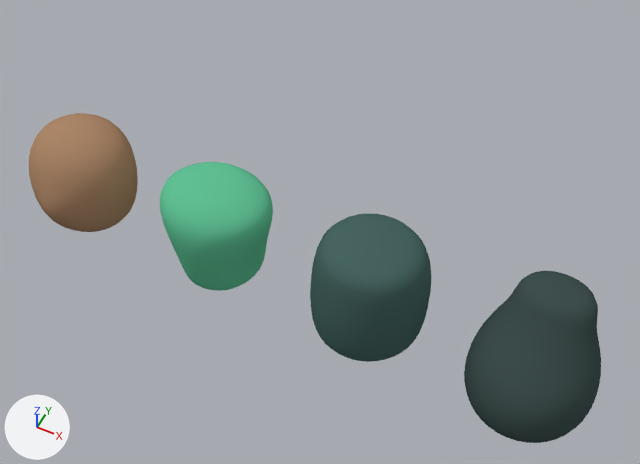
An edit to the Blender file art/pawn-shapes.blend, drawn before and after from the same camera.
Both versions are drawn from a 50 mm lens placed at (2.49, -4.44, 5.97), pointed at (0.03, 0.48, -0.18). Lighting does not change. The marker at lower left points along +X, +Y and +Z. The first picture is the older version.

In view in the first picture: 'Boot', 'Head', 'Jersey', 'Shorts'.
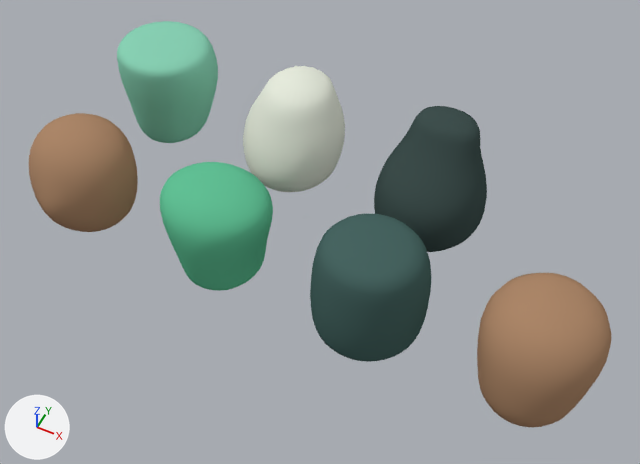
Boxes [x1, y1, x2, y2] around the edits, measured in the pictures (640 x 464 px):
'Boot', moved
    before: [464, 271, 601, 443]
    after: [374, 106, 487, 252]
'Forearm', added (brown)
    after: [477, 273, 611, 427]
'Glove', added
    after: [243, 66, 345, 192]
'Sock', added (green)
    after: [117, 21, 218, 143]

Patch to the scene script:
```diff
--- a/art/pawn-shapes.blend.py
+++ b/art/pawn-shapes.blend.py
@@ mat_glove @@
+mat_glove = diffuse_material('Glove')
+mat_glove.base_color = (0.79, 0.83, 0.72)  # white #e6ebdd
@@ mat_sock @@
+mat_sock = diffuse_material('Sock')
+mat_sock.base_color = (0.25, 0.64, 0.46)  # green #89d1b5
@@ mat_forearm @@
+mat_forearm = diffuse_material('Forearm')
+mat_forearm.base_color = (0.41, 0.24, 0.14)  # brown #ac8669
@@ me_glove @@
+me_glove.from_pydata(...)  # 140 vertices, 122 faces; spans x -0.53..0.53, y -0.634..0.482, z -0.54..0.54
+me_glove.polygons.foreach_set('use_smooth', [True] * 122)
+me_glove.materials.append(mat_glove)  # white #e6ebdd
@@ me_sock @@
+me_sock.from_pydata(...)  # 160 vertices, 142 faces; spans x -0.53..0.53, y -0.485..0.535, z -0.54..0.54
+me_sock.polygons.foreach_set('use_smooth', [True] * 142)
+me_sock.materials.append(mat_sock)  # green #89d1b5
@@ me_forearm @@
+me_forearm.from_pydata(...)  # 140 vertices, 122 faces; spans x -0.53..0.53, y -0.54..0.535, z -0.53..0.52
+me_forearm.polygons.foreach_set('use_smooth', [True] * 122)
+me_forearm.materials.append(mat_forearm)  # brown #ac8669
@@ ob_boot @@
 ob_boot = bpy.data.objects.new('Boot', me_boot)
-ob_boot.location = (2.25, 0.0, 0.0)
+ob_boot.location = (0.75, 1.5, 0.0)
 _m = ob_boot.modifiers.new('Sculpt smoothing', 'SUBSURF')
@@ ob_glove @@
+ob_glove = bpy.data.objects.new('Glove', me_glove)
+ob_glove.location = (-0.75, 1.5, 0.0)
+_m = ob_glove.modifiers.new('Sculpt smoothing', 'SUBSURF')
+_m.render_levels = 1
@@ ob_sock @@
+ob_sock = bpy.data.objects.new('Sock', me_sock)
+ob_sock.location = (-2.25, 1.5, 0.0)
+_m = ob_sock.modifiers.new('Sculpt smoothing', 'SUBSURF')
+_m.render_levels = 1
@@ ob_forearm @@
+ob_forearm = bpy.data.objects.new('Forearm', me_forearm)
+ob_forearm.location = (2.25, 0.0, 0.0)
+_m = ob_forearm.modifiers.new('Sculpt smoothing', 'SUBSURF')
+_m.render_levels = 1
```
